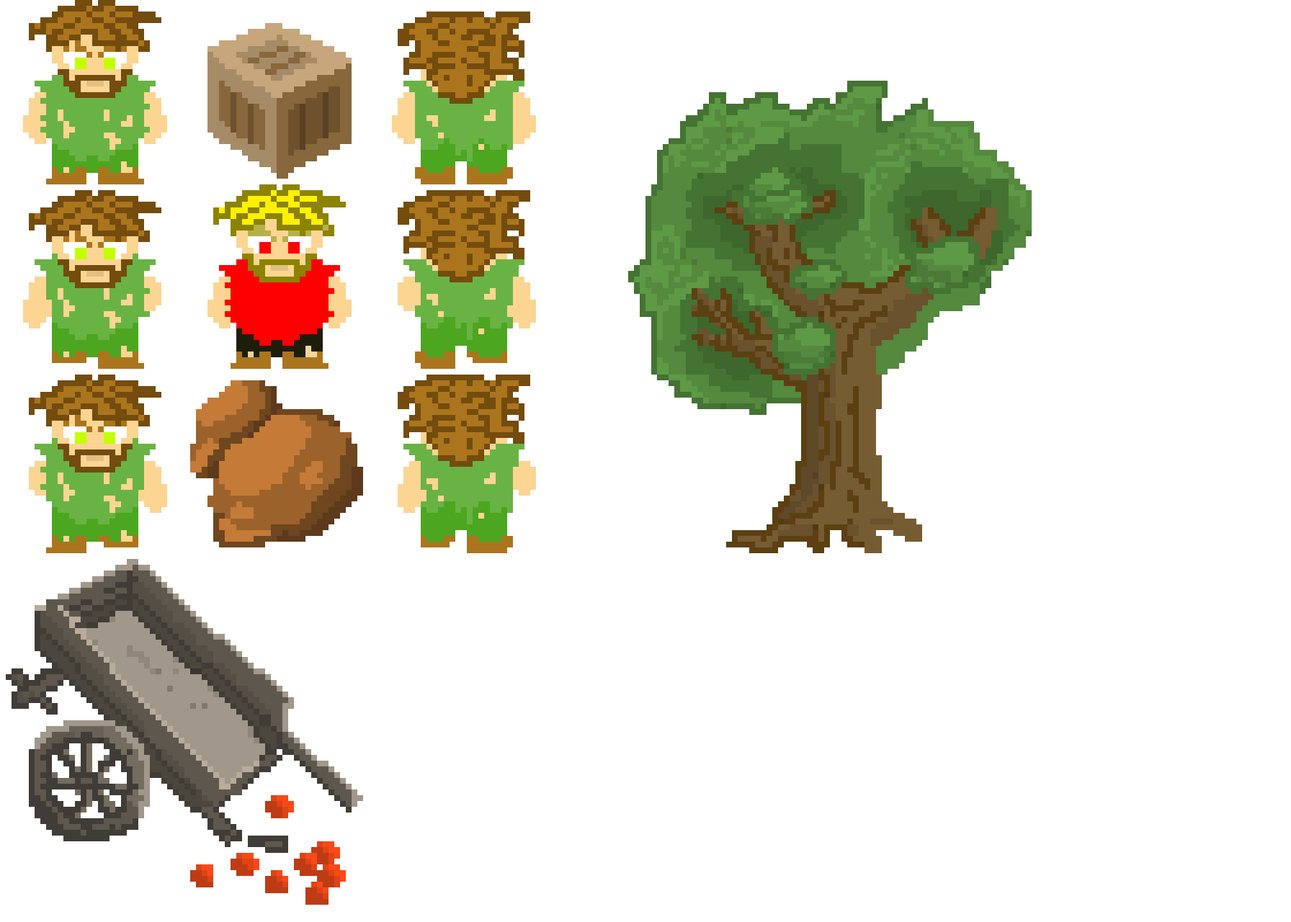
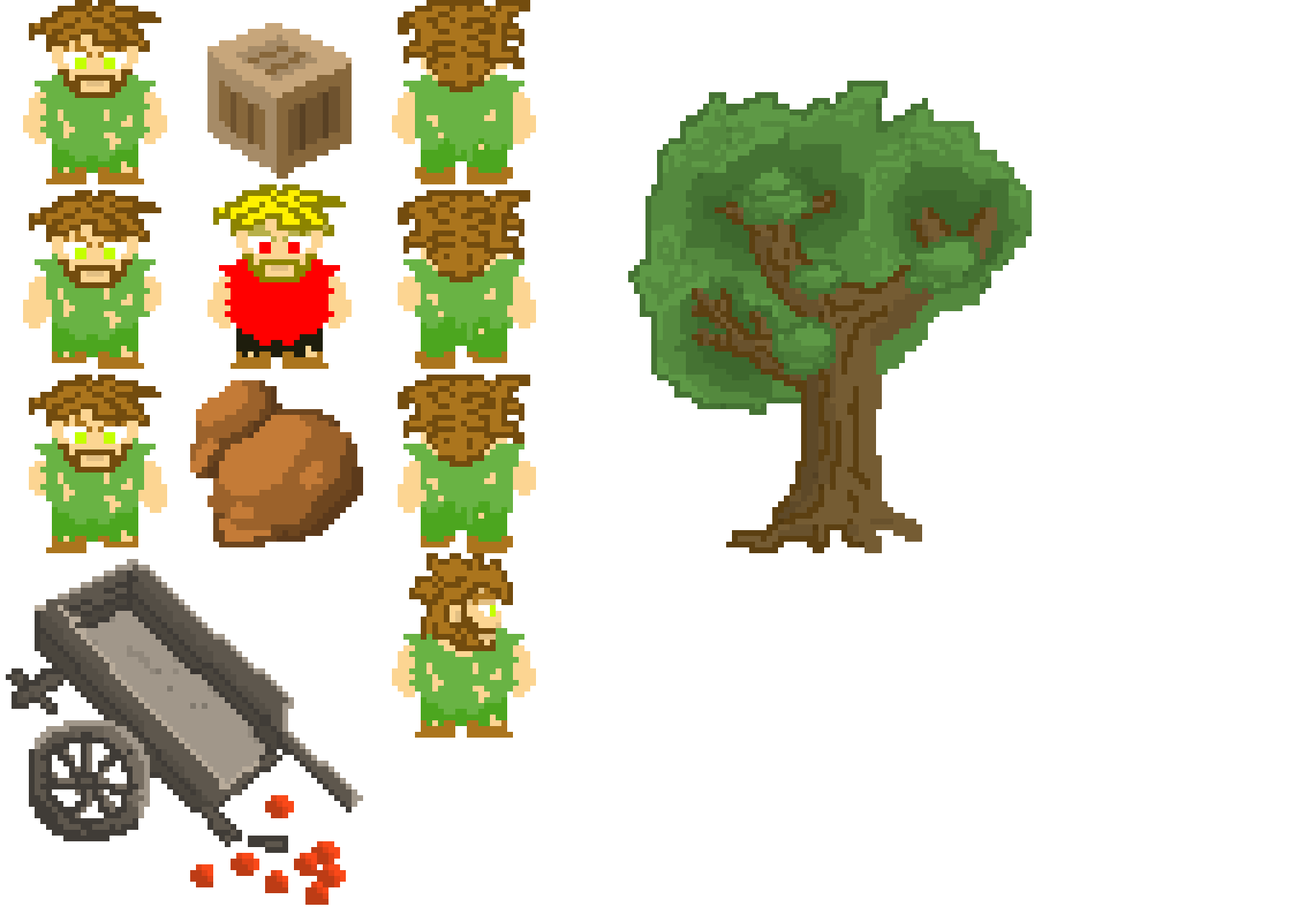
Comparing the layer stacks of the two 1291 x 922 images. Changes:
added layer "pixil-frame-1" above "pixil-frame-5" over (392, 553, 537, 738)
painted on "pixil-frame-5" over (397, 0, 531, 104)
